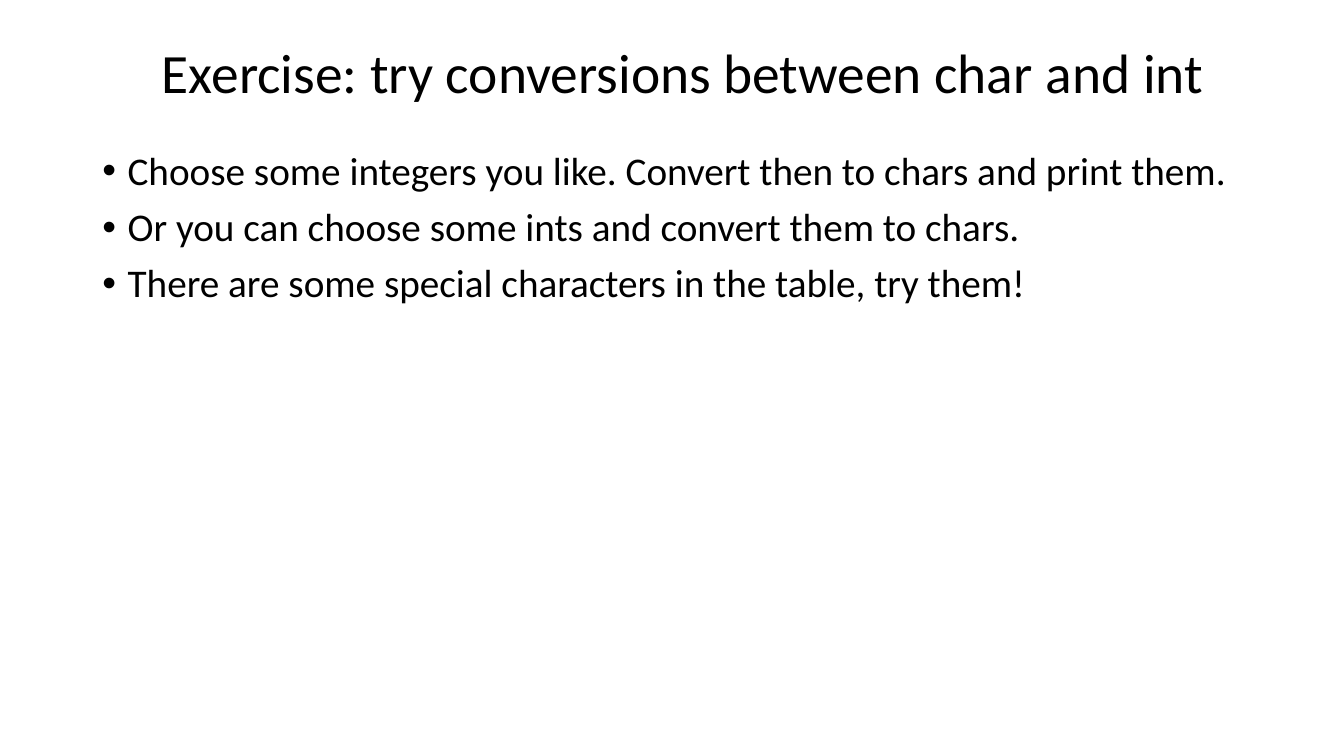
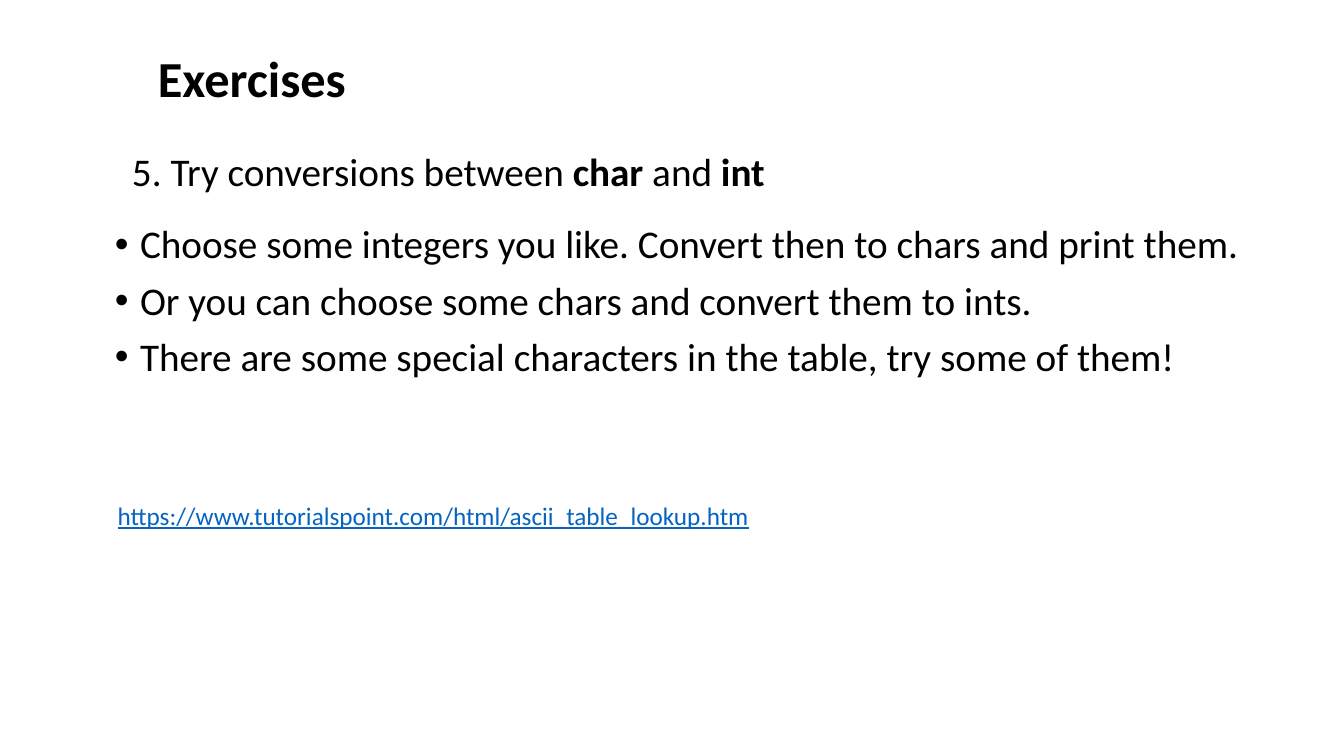
Before and after one commit to dayekuaipao/CPPLearning, a slide deck: slide 18 of week02/Lab02.pptx (slide 14 before the commit). Drawn at 1344x756 pixels with LibreOffice and Linux fonts; fonts in the diff are those of the drawing; background and template pictures are left out. Boxes give left, top, right and bottom in pixels: in the first picture for what was removed or moved away, otherwise in the second. Text is boxed around its words. In the diff, an @@ line names an element or a change of style, - is before the commit and + after.

Commit message:
Add some exercises in Lab02.pptx

```diff
--- a/week02/Lab02.pptx
+++ b/week02/Lab02.pptx
@@ text added at bbox=[158, 61, 346, 98], 36 pt, text #000000, bold @@
+Exercises
@@ title at bbox=[132, 158, 765, 193]: text changed; size 39.6 to 28 pt @@
-Exercise: try conversions between char and int
+5. Try conversions between char and int
@@ text "Choose some integers you like. ...": place and size @@
-text "Choose some integers you like. ..." at bbox=[128, 157, 1225, 304]
+text "Choose some integers you like. ..." at bbox=[140, 230, 1238, 378]
@@ text at bbox=[140, 287, 1174, 378]: text changed @@
-• Or you can choose some ints and convert them to chars.
-• There are some special characters in the table, try them!
+• Or you can choose some chars and convert them to ints.
+• There are some special characters in the table, try some of them!
@@ text added at bbox=[118, 507, 749, 529], 18 pt, text #0563C1, underline @@
+https://www.tutorialspoint.com/html/ascii_table_lookup.htm
```
Also in this commit, not shown: 5 other slides changed, 6 slides added, 2 slides removed.
